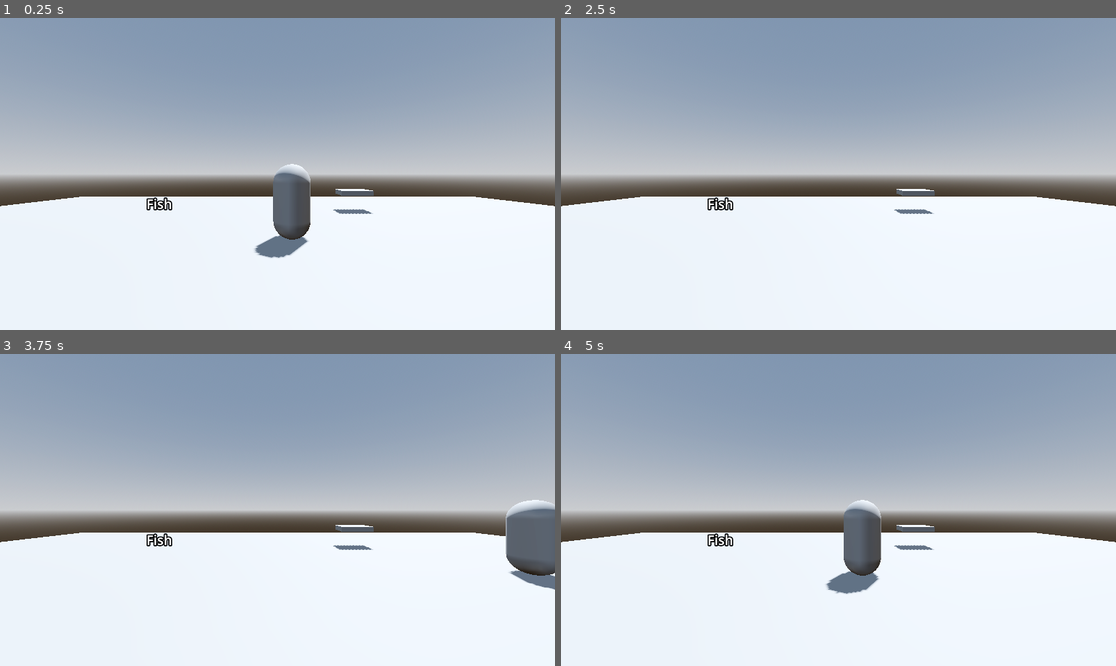
Above: before the commit, frames 1-4 (two rows, left to right).
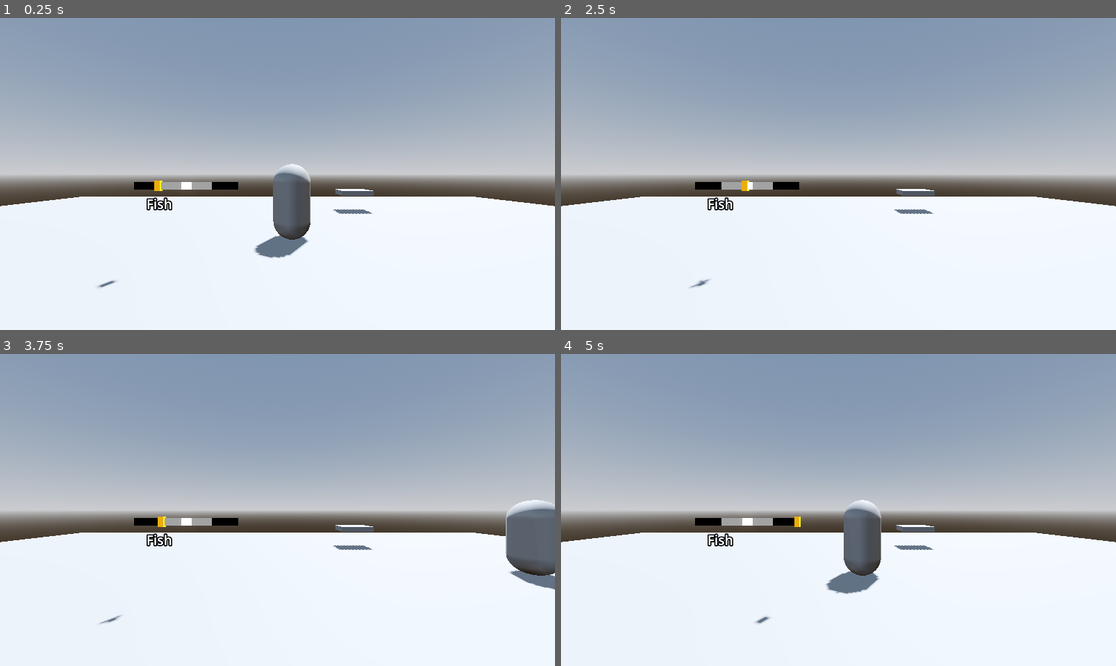
Above: after the commit, the same moments.

Repository: EmbarkGDC/Garden-Gladiators-GDX
Game: Godot game, scene res://Scenes/sushido.tscn
Same seed, same stepped clock (60 frames per second), same inputs: the game is played once before the commit and once after it. The project has no main scene, so this scene is started directly.
Inputs:
- Up to frame 1 (0.25 s): no input
- Up to frame 2 (2.5 s): tap Enter (ui_accept) at 0.5, 0.77, 1.52 s; hold D (move_right) 0.53-1.28 s; tap Space at 0.6, 1.55, 2.1 s; hold S (move_down) 1.28-2.03 s; tap E (interact) at 1.35 s; hold D (move_right) from 2.03 s (still down)
- Up to frame 3 (3.75 s): tap Enter (ui_accept) at 2.75, 3.02, 3.5 s; release D (move_right) at 2.78 s; hold W (move_up) 2.78-3.53 s; tap Space at 2.85 s; hold A (move_left) from 3.53 s (still down); hold E (interact) from 3.53 s (still down)
- Up to frame 4 (5 s): keep holding A (move_left); tap Enter (ui_accept) at 3.77, 4.52 s; tap Space at 3.8, 4.35 s; release E (interact) at 4.28 s

The runs differ from the first frame. In frame 1, 0.5% of the frame differs, in the area x 17-43%, y 52-87%; in frame 2, 0.5%, in the area x 23-43%, y 52-87%; in frame 3, 0.5%; in frame 4, 0.5%.

Commit message:
Cut meter work
Still working on the cut meter.

Diff:
--- a/Scenes/sushido.tscn
+++ b/Scenes/sushido.tscn
@@ -1,8 +1,9 @@
-[gd_scene load_steps=9 format=3 uid="uid://ckgj8ao3gbuxc"]
+[gd_scene load_steps=10 format=3 uid="uid://ckgj8ao3gbuxc"]
 
 [ext_resource type="PackedScene" uid="uid://dvel4y8xml4ko" path="res://Scenes/player.tscn" id="1_c41nv"]
 [ext_resource type="PackedScene" uid="uid://dfpjfnol8r0u6" path="res://Scenes/cutting_board.tscn" id="2_2y2d3"]
 [ext_resource type="PackedScene" uid="uid://3m7wd5aup2pi" path="res://Scenes/fish.tscn" id="3_mvubj"]
+[ext_resource type="PackedScene" uid="uid://kcpilqmr7xaf" path="res://Scenes/cut_meter.tscn" id="4_bdb33"]
 
 [sub_resource type="ProceduralSkyMaterial" id="ProceduralSkyMaterial_c41nv"]
 sky_horizon_color = Color(0.66224277, 0.6717428, 0.6867428, 1)
@@ -51,3 +52,6 @@
 
 [node name="Fish" parent="." instance=ExtResource("3_mvubj")]
 transform = Transform3D(1, 0, 0, 0, 1, 0, 0, 0, 1, -5.609551, 9.536743e-07, -1.6370506)
+
+[node name="CutMeter" parent="." instance=ExtResource("4_bdb33")]
+transform = Transform3D(1, 0, 0, 0, 1, 0, 0, 0, 1, -1.7593087, 1.5108471, 4.0823345)
--- a/Scripts/cut_meter.gd
+++ b/Scripts/cut_meter.gd
@@ -3,14 +3,30 @@
 
 enum cut_result {Miss, Hit, Perfect, Multiply}
 
+@onready var anim: AnimationPlayer = $AnimationPlayer
+
 # Called when the node enters the scene tree for the first time.
 func _ready() -> void:
-	pass # Replace with function body.
+	anim.play("back_and_forth")
 
 
 # Called every frame. 'delta' is the elapsed time since the previous frame.
 func _process(_delta: float) -> void:
-	pass
+	if Input.is_key_pressed(Key.KEY_SPACE):
+		cut(1.0, 0.0)
 
-func cut(location: float, difficulty: float, offset: float) -> cut_result:
+func cut(difficulty: float, offset: float) -> cut_result:
+	#anim.pause()
+	var location: float = anim.current_animation_position
+	location = location * 2.0 - 1.0
+	var result: float = ((location * difficulty) - (difficulty - 1.0) / 2.0) + offset
+	result = snappedf(abs(result), 0.5)
+	var perfect_result: float = snappedf(abs(result), 0.1)
+	if result <= 0.5:
+		if perfect_result <= 0.1:
+			print("Perfect!")
+			return cut_result.Perfect
+		print("Hit")
+		return cut_result.Hit
+	print("Miss")
 	return cut_result.Miss
--- /dev/null
+++ b/Scripts/score_manager.gd
@@ -0,0 +1,11 @@
+extends Node
+
+var scores: Array
+
+# Called when the node enters the scene tree for the first time.
+func _ready() -> void:
+	scores = [0, 0, 0, 0]
+
+
+func player_score(player_id: int, score: int) -> void:
+	scores[player_id] += score
Not shown, added: Scripts/score_manager.gd.uid
